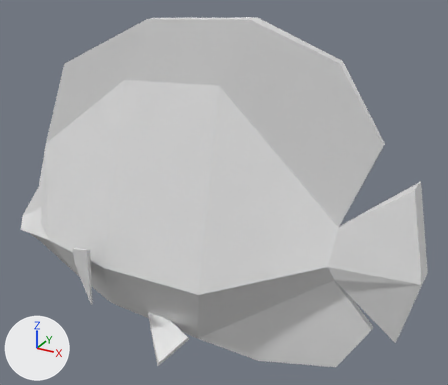
Before and after pictures for a commit that changed the FBX model Marine Ecosystem/Assets/Thirdparty/polyperfect/Low Poly Animated Animals/- Meshes/Animals/Fish/AngelFish.fbx.
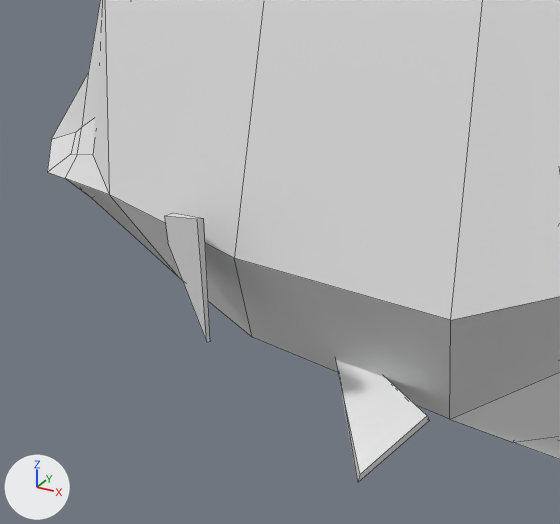
Each version is shown whole from a 50 mm camera at (0.401, -0.765, 0.539) aimed at (-0.035, 0.026, 0.143), then close up on the part from 0% to 55% of the width and 40% to 100% of the height. The lights are fixed; the arrows at lower left show +X, +Y and +Z. The close-ups show mesh edges as thin lines. Where no turn or scale is listed for an object, it has been applied to the vertices. Vertices at the same position are counted once.

Before the edit, the objects in view are built like this:
```python
me_mesh_001 = bpy.data.meshes.new('Mesh.001')
me_mesh_001.from_pydata(...)  # 120 vertices, 101 faces; spans x -0.411..0.332, y -0.136..0.136, z -0.133..0.419
# before: 0 (-0.082, 0.028, -0.085), 9 (-0.082, 0.026, -0.088), 10 (-0.116, 0.028, -0.086), 11 (-0.116, 0.026, -0.09), 12 (-0.021, 0.047, -0.097)
# before: 13 (-0.021, 0.043, -0.105), 14 (-0.045, 0.1, -0.123), 15 (-0.047, 0.101, -0.131), 40 (-0.082, -0.028, -0.085), 49 (-0.082, -0.026, -0.088)
# before: 50 (-0.116, -0.028, -0.086), 51 (-0.116, -0.026, -0.09), 52 (-0.021, -0.047, -0.097) at pixel (427, 415), 53 (-0.021, -0.043, -0.105) at pixel (429, 420), 54 (-0.045, -0.1, -0.123) at pixel (359, 474)
# before: 55 (-0.047, -0.101, -0.131) at pixel (357, 482)
# before: 17 (-0.34, 0.025, 0.065), 20 (-0.338, 0.037, 0.035), 21 (-0.368, 0.024, 0.043), 22 (-0.366, 0.035, 0.028), 57 (-0.34, -0.024, 0.065)
# before: 60 (-0.338, -0.037, 0.035) at pixel (92, 155), 61 (-0.368, -0.023, 0.043) at pixel (75, 132), 62 (-0.366, -0.034, 0.028) at pixel (70, 154), 96 (-0.36, 0.024, 0.049), 97 (-0.357, 0.035, 0.03)
# before: 99 (-0.357, -0.035, 0.03) at pixel (77, 154), 100 (-0.36, -0.023, 0.049) at pixel (81, 127)
ob_angelfish = bpy.data.objects.new('angelFish', me_mesh_001)
ob_angelfish.location = (-0.0421, 0.0, 0.0)
```
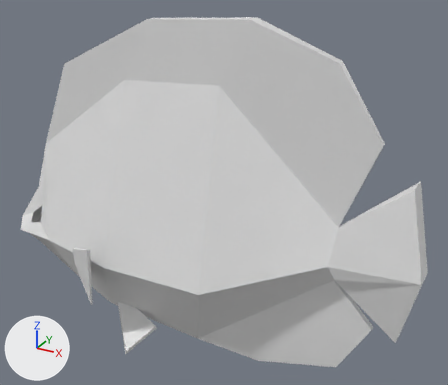
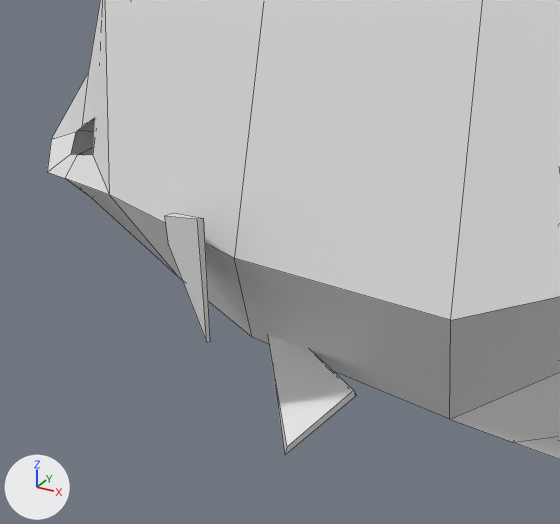
The change, as JSON lines over the scene's bpy script:
```json
{"block": "me_mesh_001", "where": "me_mesh_001.from_pydata(...)  # 120 vertices, 101 faces; spans x -0.411..0.332, y -0.136..0.136, z -0.133..0.419"}
{"block": "me_mesh_001", "where": "# used by ob_angelfish; location = (-0.0421, 0.0, 0.0)"}
{"block": "me_mesh_001", "where": "# verts and faces of me_mesh_001; kept vertices keep their numbers, new ones are numbered from 120"}
{"block": "me_mesh_001", "change": "me_mesh_001 part 1"}
{"op": "add", "block": "me_mesh_001", "code": "for i in [0, *range(9, 13), 14, 15]: verts[i] += (-0.063, 0.0, 0.0)"}
{"op": "add", "block": "me_mesh_001", "code": "for i in [40, 53, 54, 55]: verts[i] += (-0.065, 0.0, 0.0)"}
{"op": "add", "block": "me_mesh_001", "code": "for i in [*range(49, 53)]: verts[i] += (-0.065, 0.0, -0.001)"}
{"op": "add", "block": "me_mesh_001", "code": "verts[13] = (-0.084, 0.044, -0.105)  # moved"}
{"block": "me_mesh_001", "change": "me_mesh_001 part 2"}
{"op": "add", "block": "me_mesh_001", "code": "delete_faces([(17, 20, 97, 96), (57, 100, 99, 60), (61, 62, 99, 100), (21, 96, 97, 22)])"}
```

Pixel boxes [x1, y1, x2, y2] of what changed, in the close-ups (560 x 524 px; the box of a moved part takes in the faces that stretch with it):
```json
{"object": "angelFish", "change": "reshaped", "before": [47, 0, 560, 482], "after": [47, 0, 560, 460]}
{"part": 1, "of": "me_mesh_001", "change": "moved or reshaped", "before": [336, 360, 429, 482], "after": [267, 335, 356, 455]}
{"part": 2, "of": "me_mesh_001", "change": "deleted", "before": [71, 118, 95, 155]}
```
